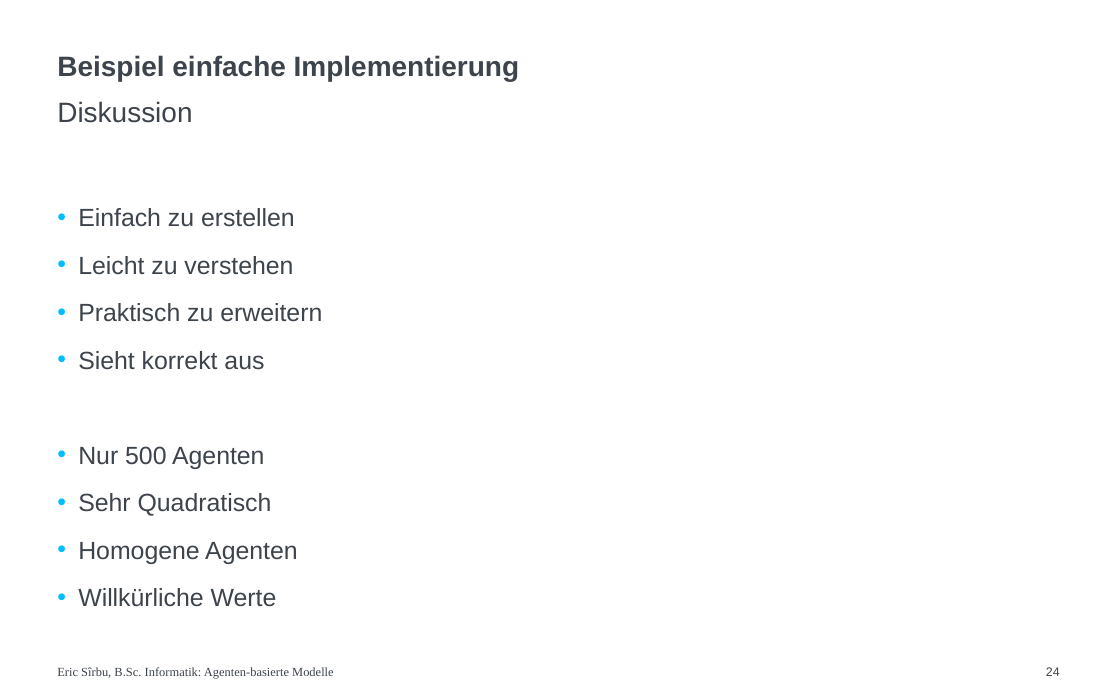
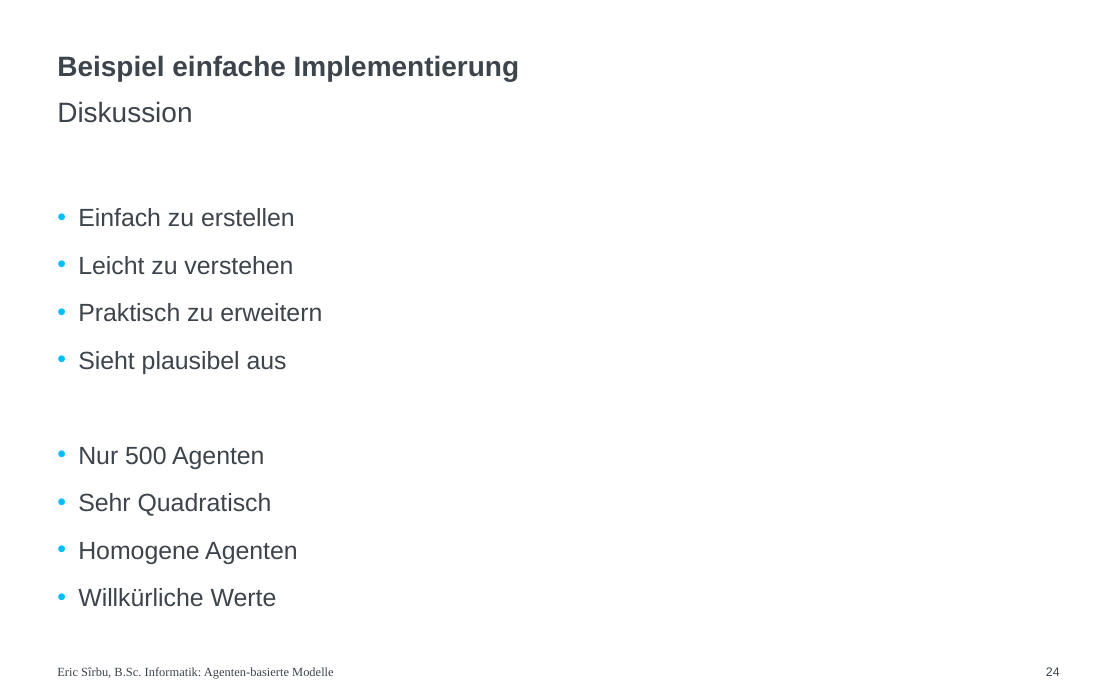
Before and after one commit to Eric-Sirbu/simple_abm, a slide deck: slide 24 of presentation/Präsentation-Agenten-basierte-Modelle.potx. Drawn at 1120x700 pixels with LibreOffice and Linux fonts; fonts in the diff are those of the drawing. Boxes give left, top, right and bottom in pixels: in the first picture for what was removed or moved away, otherwise in the second. Text is boxed around its words. In the diff, an @@ line names an element or a change of style, - is before the commit and + after.

```diff
--- a/presentation/Präsentation-Agenten-basierte-Modelle.potx
+++ b/presentation/Präsentation-Agenten-basierte-Modelle.potx
@@ text at box(78, 351, 287, 374): text changed @@
-• Sieht korrekt aus
+• Sieht plausibel aus
```
Also in this commit, not shown: 1 other file.
